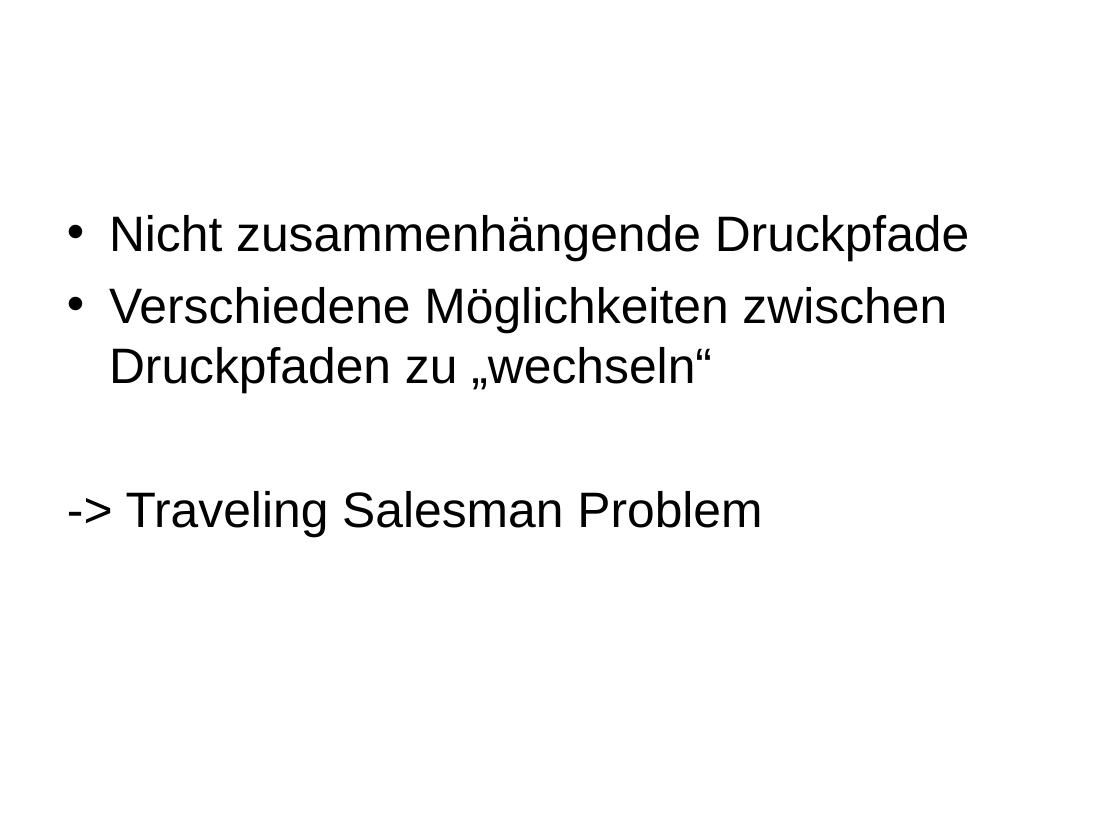
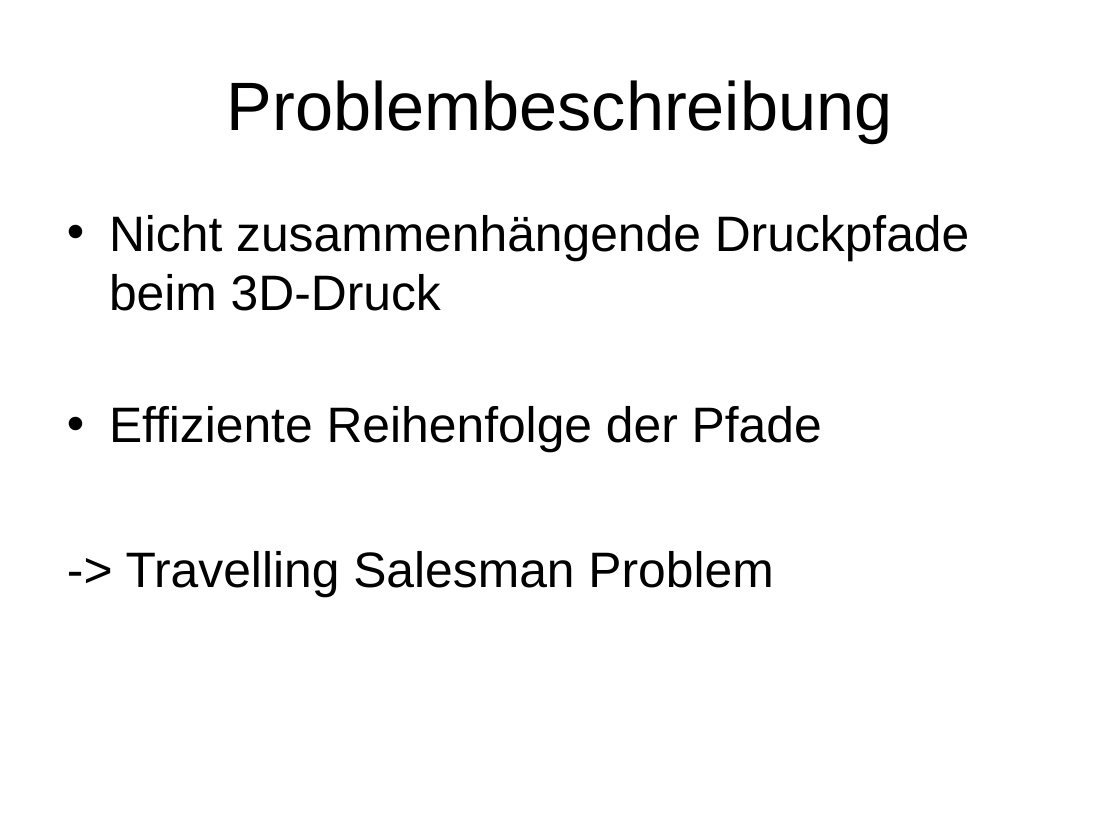
Before and after one commit to khase/MotionPlanning, a slide deck: slide 2 of Seminar/Themenvorschlag-3D-Print.ppt. Drawn at 1120x840 pixels with LibreOffice and Linux fonts; fonts in the diff are those of the drawing. Boxes give left, top, right and bottom in pixels: in the first picture for what was removed or moved away, otherwise in the second. Text is boxed around its words. In the diff, an @@ line names an element or a change of style, - is before the commit and + after.

```diff
--- a/Seminar/Themenvorschlag-3D-Print.ppt
+++ b/Seminar/Themenvorschlag-3D-Print.ppt
@@ title added at (227,80,893,143), 44 pt, text #000000 @@
+Problembeschreibung
@@ text at (109,215,969,597): text changed @@
-• Nicht zusammenhängende Druckpfade
-• Verschiedene Möglichkeiten zwischen Druckpfaden zu „wechseln“
--> Traveling Salesman Problem
+• Nicht zusammenhängende Druckpfade beim 3D-Druck
+• Effiziente Reihenfolge der Pfade
+-> Travelling Salesman Problem
```
Also in this commit, not shown: 2 other slides changed, 17 other files.
